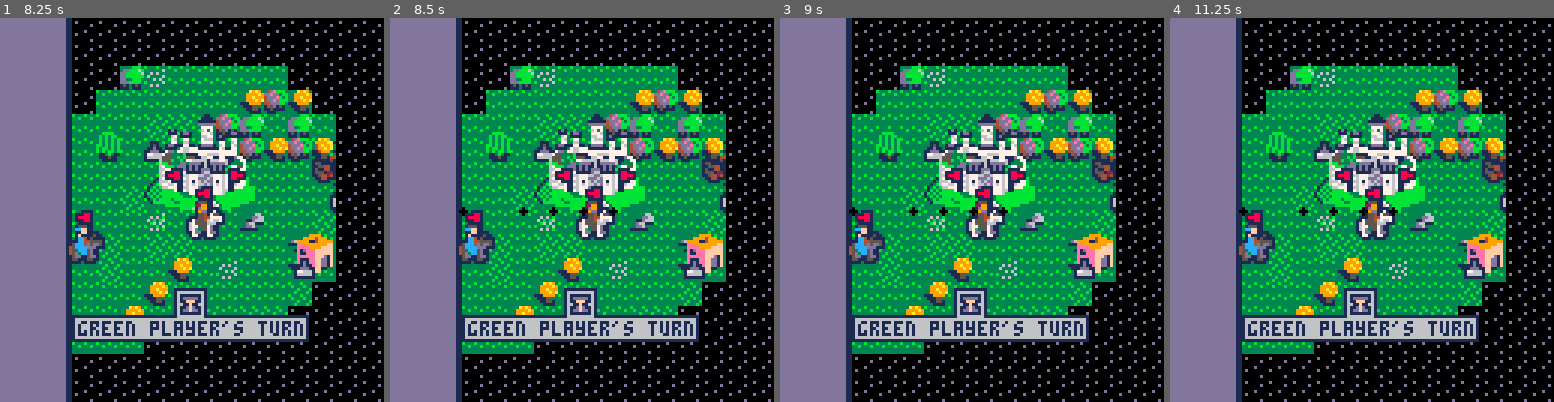
Above: before the commit, frames 1-4 (left to right).
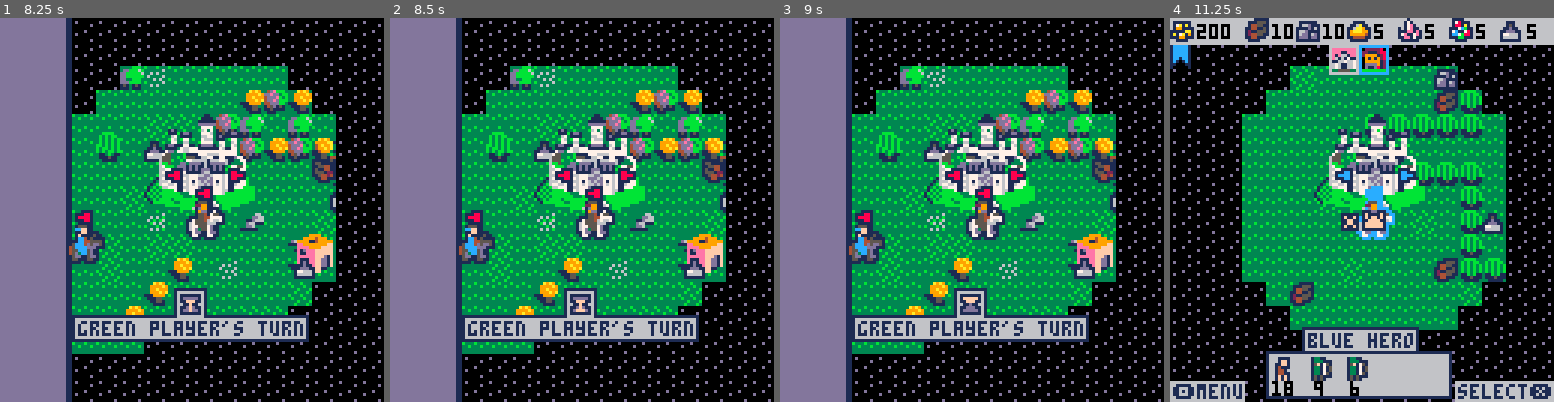
Above: after the commit, the same moments.

Repository: pvan/pico8
Game: PICO-8 cartridge heroes.p8
Same seed, same stepped clock (60 frames per second), same inputs: the game is played once before the commit and once after it.
Inputs:
- Up to frame 1 (8.25 s): tap O (Z key) at 0.33, 0.7, 1.43, 2.22, 3.1, 3.98, 4.87, 5.75, 6.63, 7.52 s; tap X (X key) at 1.07, 2.07, 2.4, 2.73, 3.07, 3.4, 3.73, 4.07, 4.4, 4.73, 5.07, 5.4, 5.73, 6.07, 6.4, 6.73, 7.07, 7.4, 7.73, 8.07 s; hold Left 1.97-2.37 s; hold Down 2.42-2.82 s; hold Right 2.87-3.53 s; hold Up 3.58-4.08 s; hold Right 4.13-4.53 s; hold Down 4.58-5.08 s; hold Left 5.13-5.8 s; hold Up 5.85-6.18 s; hold Left 6.23-6.63 s; hold Down 6.68-7.08 s; hold Right 7.13-7.8 s; hold Up from 7.85 s (still down)
- Up to frame 2 (8.5 s): release Up at 8.35 s; tap X (X key) at 8.4 s; tap O (Z key) at 8.4 s; hold Right from 8.4 s (still down)
- Up to frame 3 (9 s): tap X (X key) at 8.73 s; release Right at 8.8 s; hold Down from 8.85 s (still down)
- Up to frame 4 (11.25 s): tap X (X key) every 0.33 s from 9.07 to 11.07 s; tap O (Z key) at 9.28, 10.17, 11.05 s; release Down at 9.35 s; hold Left 9.4-10.07 s; hold Up 10.12-10.45 s; hold Left 10.5-10.9 s; hold Down from 10.95 s (still down)

Frame 1 is identical in both runs. In frame 2, 0.2% of the frame differs, in the area x 17-60%, y 49-77%; in frame 3, 0.2%; in frame 4, 49%, in the area x 0-100%, y 0-100%.

Commit message:
heroes: fix wide mob skipping first step
pathfind was searching all mob neighbor squares for next steps,
instead of only searching for neighbors to the base location

Diff:
--- a/heroes.p8
+++ b/heroes.p8
@@ -12,7 +12,6 @@
 ---evaluate when to pickup units and how to distribute them
 
 --todo:
---first step of wide mob skips square? (try forcing crash to display pathfind path)
 --slow ai move when barely in fog?
 --mob move dist not matching speed when obstacles
 --(related: wide mob that's surrounded but has 1 space open, freeze on move)
@@ -1932,6 +1931,7 @@
  found_goal = false
 
  while #frontier>0 do
+  --token
   if #frontier>1000 then
    cls()
    stop("a* frontier explosion")
@@ -1941,13 +1941,13 @@
   local c=pop(frontier)[1]
 
 ----visualize search
---if in_battle then
+----if in_battle then
 -- circfill(bsx(c)+5,
 --          bsy(c)+5,1,12)
 -- circfill(bsx(goal)+5,
 --          bsy(goal)+5,1,8)
 -- flip()
---end
+----end
 
   if ptequ(c,goal) then
    found_goal=true
@@ -2748,15 +2748,20 @@
 
  while dist>0 do
 
+ --temp removing mob
+ --does not seem needed?
+--  s(mob_map,m,nil)
   local bpath=pathfind(m,p,
    b_neighbors,
    grid_dist)
-
-  for step in all(bpath) do
-		  circfill(bsx(step)+5,
-		           bsy(step)+5,1,0)
-  end
-  stop()
+--  s(mob_map,m,m)
+
+   --debug draw path
+--  for step in all(bpath) do
+--		  circfill(bsx(step)+5,
+--		           bsy(step)+5,1,0)
+--  end
+--  stop()
 
   for step in all(bpath) do
    --token: ptset
@@ -3206,7 +3211,7 @@
 --cost included {p,cost}
 function b_neighbors(p)
  local res={}
- for n in all(get_neighbors(p)) do
+ for n in all(point_neighbors(p)) do
   if (can_stand(n)) add(res,{n,1})
  end
  return res
